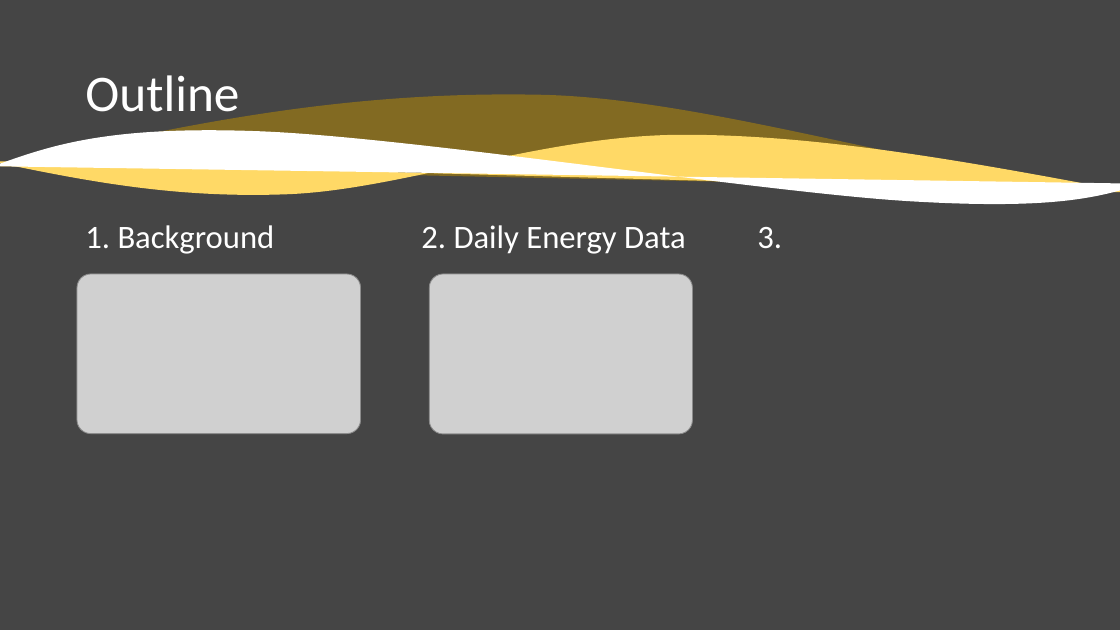
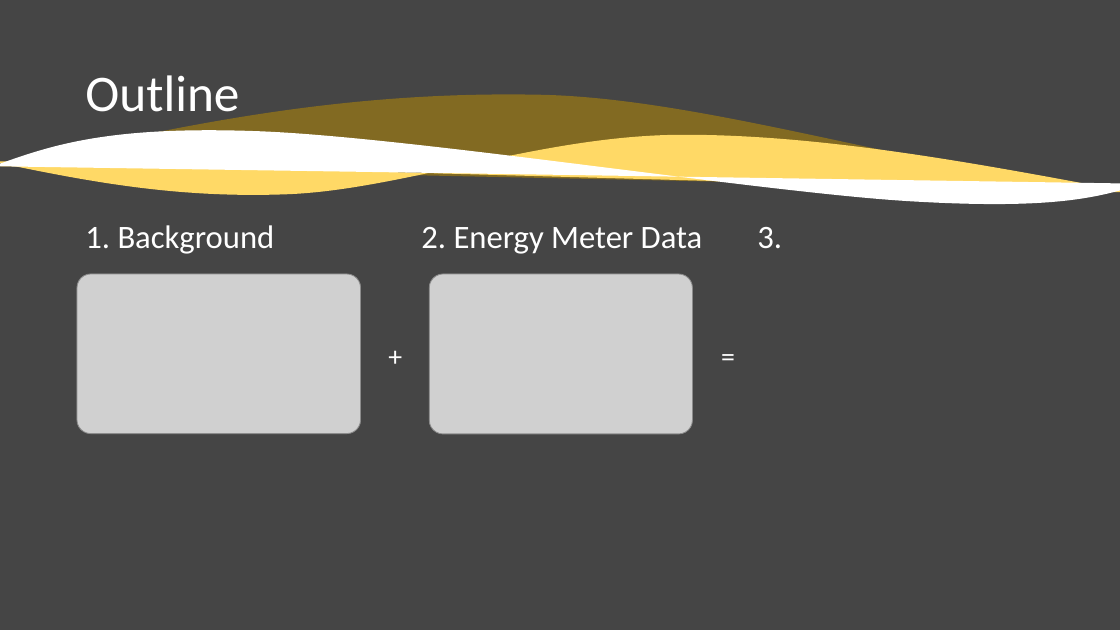
Before and after one commit to Circaevum/Sundial, a slide deck: slide 2 of Notes/Slide Deck.pptx. Drawn at 1120x630 pixels with LibreOffice and Linux fonts; fonts in the diff are those of the drawing; grey boxes stand for pictures. Boxes give left, top, right and bottom in pixels: in the first picture for what was removed or moved away, otherwise in the second. Text is boxed around its words. In the diff, an @@ line names an element or a change of style, - is before the commit and + after.

Commit message:
Add Timestamp and start parsing Victron Data

```diff
--- a/Notes/Slide Deck.pptx
+++ b/Notes/Slide Deck.pptx
@@ text at box(85, 225, 782, 254): text changed @@
-1. Background 2. Daily Energy Data 3.
+1. Background 2. Energy Meter Data 3.
@@ text added at box(380, 344, 420, 377), 23.8 pt, text #FFFFFF @@
++
@@ text added at box(713, 344, 754, 377), 23.8 pt, text #FFFFFF @@
+=
```
Also in this commit, not shown: 15 other files.
